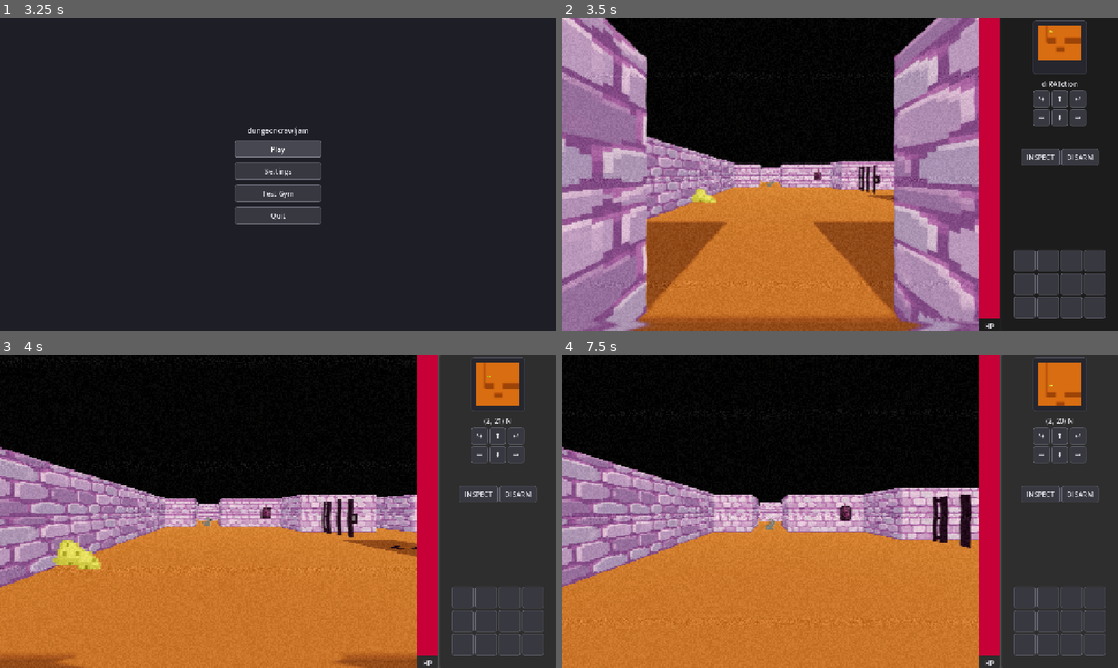
Above: before the commit, frames 1-4 (two rows, left to right).
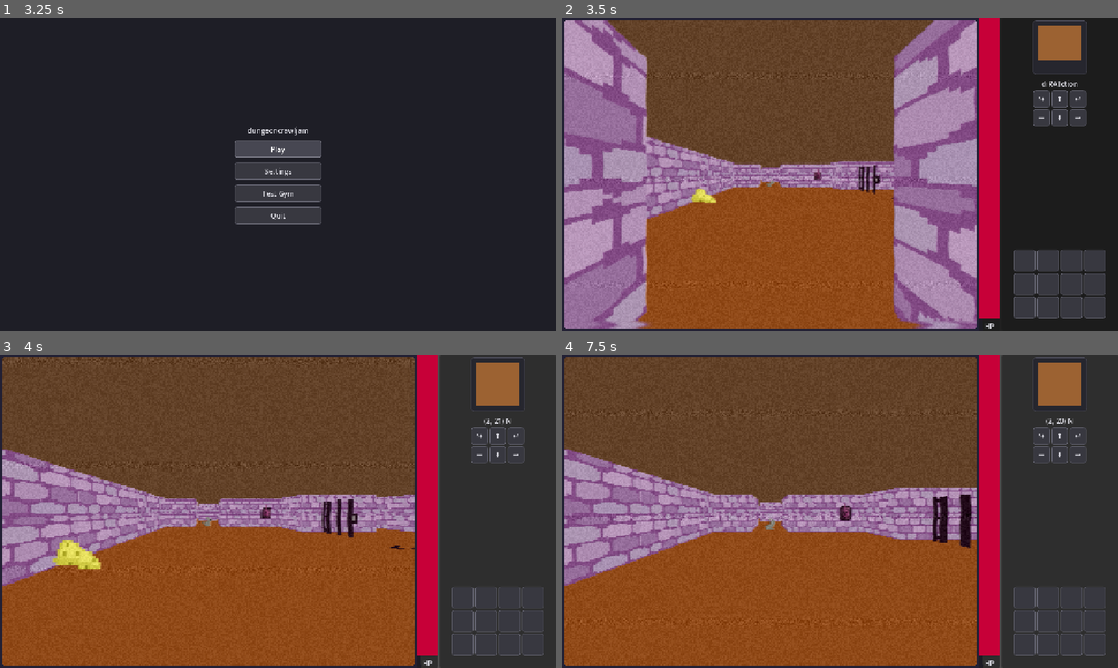
Above: after the commit, the same moments.

Repository: jah2488/dungeoncrawljam2026
Game: Godot game, scene res://scenes/boot_splash.tscn
Two runs of this game, one before a commit and one after it. Both use one fixed random seed, a clock stepped at 60 frames per second and the inputs below.
Inputs (mouse positions are in pixels of both pictures, inside the frame that each line leads up to):
- Up to frame 1 (3.25 s): tap Enter (ui_accept) at 0.5, 0.77, 1.25, 1.52 s; move the mouse to (400, 158) at 0.52 s; hold D (move_right) 0.53-1.28 s; tap Space (interact) at 0.6, 1.35, 2.1 s; click (400, 158) at 0.67 s; move the mouse to (166, 190) at 1.27 s; hold S (move_back) 1.28-2.03 s; move the mouse to (333, 105) at 2.02 s; hold D (move_right) 2.03-2.75 s; click "Play" at 2.75 s
- Up to frame 2 (3.5 s): no input
- Up to frame 3 (4 s): move the mouse to (250, 574) at 3.52 s; hold W (move_forward) from 3.53 s (still down); tap Space (interact) at 3.6 s; click (250, 574) at 3.67 s; tap Enter (ui_accept) at 3.77 s
- Up to frame 4 (7.5 s): move the mouse to (1006, 558) at 4.27 s; release W (move_forward) at 4.28 s; hold A (move_left) 4.28-5.78 s; tap Space (interact) every 0.75 s from 4.35 to 7.35 s; tap Enter (ui_accept) at 4.52, 5.27, 6.77 s; move the mouse to (673, 464) at 5.02 s; move the mouse to (867, 511) at 5.77 s; hold S (move_back) 5.78-6.53 s; click (867, 511) at 5.92 s; move the mouse to (756, 433) at 6.52 s; hold D (move_right) 6.53-7.28 s; move the mouse to (962, 495) at 7.27 s; hold W (move_forward) from 7.28 s (still down)

Frame 1 is identical in both runs. In frame 2, 46% of the frame differs, in the area x 0-97%, y 0-100%; in frame 3, 67%; in frame 4, 68%.

Commit message:
Tweaking visuals and adding the start of the inventory.

Diff:
--- a/entities/trap_tile.tscn
+++ b/entities/trap_tile.tscn
@@ -11,5 +11,6 @@
 cast_shadow = 0
 pixel_size = 0.02
 axis = 1
+billboard = 2
 texture_filter = 0
 texture = ExtResource("2_3kqpd")
--- a/scenes/main.tscn
+++ b/scenes/main.tscn
@@ -13,6 +13,7 @@
 [ext_resource type="PackedScene" uid="uid://dlylan4bdyb3" path="res://entities/gate_tile.tscn" id="9_eb6dy"]
 [ext_resource type="PackedScene" uid="uid://dkym4ab1gubxl" path="res://entities/wall_lever_tile.tscn" id="10_trceg"]
 [ext_resource type="PackedScene" uid="uid://kasdbx4el2sd" path="res://entities/cheese_tile.tscn" id="11_trceg"]
+[ext_resource type="Texture2D" uid="uid://bmdw1ywc8ttef" path="res://textures/bgfame.png" id="10_ya4ey"]
 
 [sub_resource type="ProceduralSkyMaterial" id="sky_mat"]
 sky_top_color = Color(0.05, 0.05, 0.08, 1)
@@ -49,15 +50,21 @@
 grow_vertical = 2
 script = ExtResource("1")
 
-[node name="SubViewportContainer" type="SubViewportContainer" parent="." unique_id=1385403017]
+[node name="MarginContainer" type="MarginContainer" parent="." unique_id=1699372728]
 layout_mode = 1
-anchors_preset = -1
-anchor_right = 0.75
-anchor_bottom = 1.0
+anchors_preset = 15
+anchor_right = 1.0
+anchor_bottom = 1.0
+offset_right = -320.0
+grow_horizontal = 2
+grow_vertical = 2
+
+[node name="SubViewportContainer" type="SubViewportContainer" parent="MarginContainer" unique_id=1385403017]
+layout_mode = 2
 stretch = true
 stretch_shrink = 3
 
-[node name="SubViewport" type="SubViewport" parent="SubViewportContainer" unique_id=1703323916]
+[node name="SubViewport" type="SubViewport" parent="MarginContainer/SubViewportContainer" unique_id=1703323916]
 handle_input_locally = false
 physics_object_picking = true
 size = Vector2i(320, 240)
@@ -65,18 +72,20 @@
 size_2d_override_stretch = true
 render_target_update_mode = 4
 
-[node name="WorldEnvironment" type="WorldEnvironment" parent="SubViewportContainer/SubViewport" unique_id=238261186]
+[node name="WorldEnvironment" type="WorldEnvironment" parent="MarginContainer/SubViewportContainer/SubViewport" unique_id=238261186]
 environment = SubResource("env")
 
-[node name="World" type="Node3D" parent="SubViewportContainer/SubViewport" unique_id=875139509]
-
-[node name="LevelGenerator" type="Node3D" parent="SubViewportContainer/SubViewport/World" unique_id=1155802989]
+[node name="World" type="Node3D" parent="MarginContainer/SubViewportContainer/SubViewport" unique_id=875139509]
+
+[node name="LevelGenerator" type="Node3D" parent="MarginContainer/SubViewportContainer/SubViewport/World" unique_id=1155802989]
 script = ExtResource("5_choun")
 csv_file = "uid://bsfjfxxsxvkoc"
 wall_texture = ExtResource("2_jyhfs")
 wall_normal_texture = ExtResource("3_tefeu")
 wall_uv_scale = Vector3(4, 4, 4)
 floor_color = Color(0.86407286, 0.4753883, 0.13117146, 1)
+ceiling_color = Color(0.6394806, 0.45498347, 0.253986, 1)
+ceiling_uv_scale = null
 tile_scenes = Dictionary[String, PackedScene]({
 "#": ExtResource("8_choun"),
 "2": ExtResource("10_trceg"),
@@ -89,11 +98,19 @@
 })
 unknown_tile_scene = ExtResource("6_choun")
 
-[node name="DirectionalLight3D" type="DirectionalLight3D" parent="SubViewportContainer/SubViewport" unique_id=199795231]
+[node name="DirectionalLight3D" type="DirectionalLight3D" parent="MarginContainer/SubViewportContainer/SubViewport" unique_id=199795231]
 transform = Transform3D(1, 0, 0, 0, 0.707107, 0.707107, 0, -0.707107, 0.707107, 0, 10, 10)
 light_color = Color(0.37162217, 0.3716222, 0.37162215, 1)
 light_energy = 0.504
 shadow_enabled = true
+
+[node name="TextureRect" type="TextureRect" parent="." unique_id=668041249]
+layout_mode = 0
+offset_left = -11.0
+offset_top = -12.0
+offset_right = 971.0
+offset_bottom = 730.0
+texture = ExtResource("10_ya4ey")
 
 [node name="VBoxContainer" type="VBoxContainer" parent="." unique_id=1313136798]
 layout_mode = 1
@@ -233,6 +250,7 @@
 
 [node name="ActionButtons" type="HBoxContainer" parent="VBoxContainer/HBoxContainer/Panel/VBoxContainer/ActionsContainer" unique_id=1984003235]
 unique_name_in_owner = true
+visible = false
 layout_mode = 2
 alignment = 1
 
--- a/scripts/lib/level_generator.gd
+++ b/scripts/lib/level_generator.gd
@@ -21,10 +21,17 @@
 @export var floor_normal_texture: Texture2D
 @export var floor_uv_scale: Vector3 = Vector3(10, 10, 10)
 
+@export_group("Ceiling Material")
+@export var ceiling_color: Color = Color(0.2, 0.2, 0.2)
+@export var ceiling_texture: Texture2D
+@export var ceiling_normal_texture: Texture2D
+@export var ceiling_uv_scale: Vector3 = Vector3(10, 10, 10)
+
 @export_group("Tile Scenes")
 @export var tile_scenes: Dictionary[String, PackedScene] = { }
 @export var unknown_tile_scene: PackedScene
 
+@export_group("REGEN LEVEL")
 @warning_ignore("unused_private_class_variable")
 @export_tool_button("Regenerate Level", "Reload") var _regenerate_btn: Callable = regenerate
 
@@ -44,6 +51,7 @@
         return
     _parse_csv()
     _generate_floor()
+    _generate_ceiling()
     _generate_walls()
     _place_tiles()
 
@@ -126,6 +134,46 @@
     )
 
     add_child(floor_body)
+
+
+func _generate_ceiling() -> void:
+    var ceiling_body := StaticBody3D.new()
+    ceiling_body.name = "GeneratedCeiling"
+
+    var width := _cols * cell_size
+    var depth := _rows * cell_size
+
+    var mesh := BoxMesh.new()
+    mesh.size = Vector3(width, 0.2, depth)
+
+    var mat := StandardMaterial3D.new()
+    mat.albedo_color = ceiling_color
+    if ceiling_texture:
+        mat.albedo_texture = ceiling_texture
+    if ceiling_normal_texture:
+        mat.normal_enabled = true
+        mat.normal_texture = ceiling_normal_texture
+    mat.uv1_scale = ceiling_uv_scale
+    mat.texture_filter = BaseMaterial3D.TEXTURE_FILTER_NEAREST
+
+    var mesh_inst := MeshInstance3D.new()
+    mesh_inst.mesh = mesh
+    mesh_inst.material_override = mat
+
+    var shape := BoxShape3D.new()
+    shape.size = Vector3(width, 0.2, depth)
+    var collision := CollisionShape3D.new()
+    collision.shape = shape
+
+    ceiling_body.add_child(mesh_inst)
+    ceiling_body.add_child(collision)
+    ceiling_body.position = Vector3(
+        (_cols - 1) * cell_size / 2.0,
+        wall_height + 0.1,
+        (_rows - 1) * cell_size / 2.0,
+    )
+
+    add_child(ceiling_body)
 
 
 func _generate_walls() -> void:
--- a/scripts/scenes/main.gd
+++ b/scripts/scenes/main.gd
@@ -4,6 +4,8 @@
 @onready var _sub_viewport_container: SubViewportContainer = $SubViewportContainer
 @warning_ignore("unused_private_class_variable")
 @onready var _sub_viewport: SubViewport = $SubViewportContainer/SubViewport
+
+var player_inventory := []
 
 
 func _ready() -> void:
Not shown: 1 places in entities/trap_tile.tscn that only renumber resources
Binary file added: textures/bgfame.aseprite
Binary file added: textures/bgfame.png
Not shown, added: textures/bgfame.png.import
